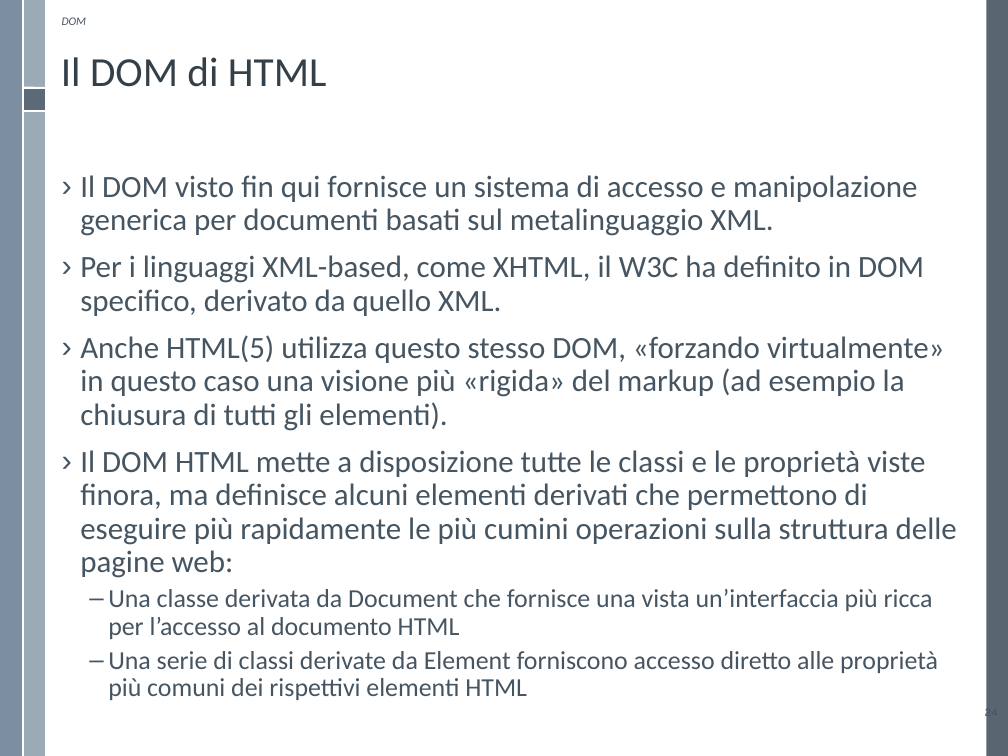
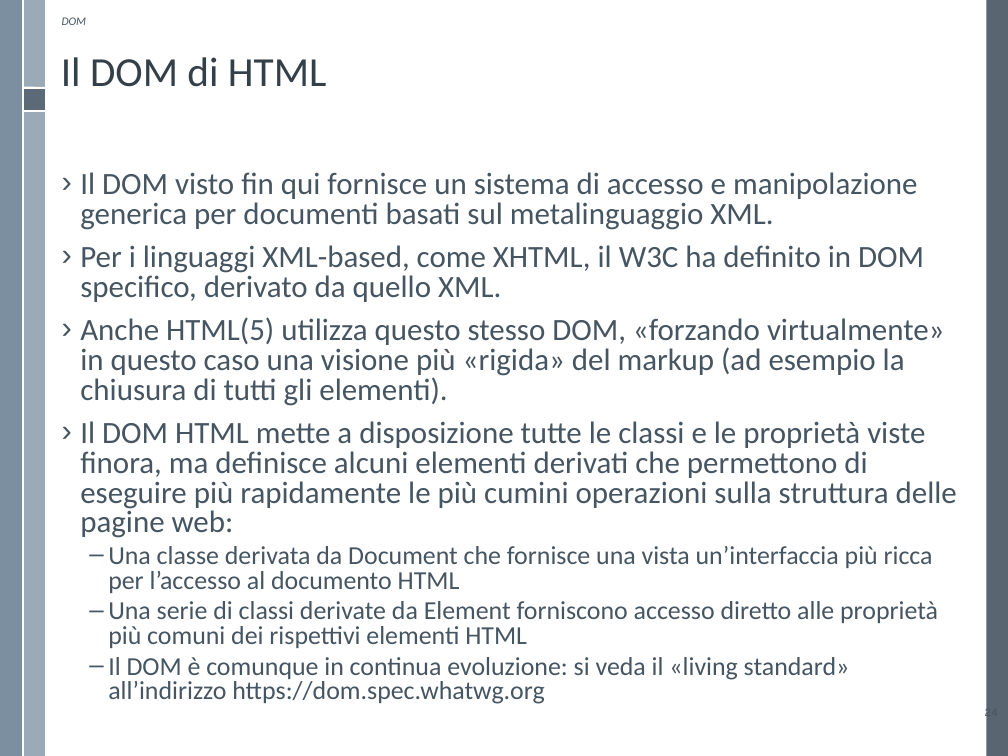
Before and after one commit to WebEngineering-Univaq/WE_Lecture_Slides, a slide deck: slide 24 of DOMHTML.pptx. Drawn at 1008x756 pixels with LibreOffice and Linux fonts; fonts in the diff are those of the drawing; background and template pictures are left out. Boxes give left, top, right and bottom in pixels: in the first picture for what was removed or moved away, otherwise in the second. Text is boxed around its words. In the diff, an @@ line names an element or a change of style, - is before the commit and + after.

```diff
--- a/DOMHTML.pptx
+++ b/DOMHTML.pptx
@@ text at (80,172,957,648): line spacing 0.9 to 0.8 @@
@@ text at (108,657,850,704): paragraph added @@
+  – Il DOM è comunque in continua evoluzione: si veda il «living standard» all’indirizzo https://dom.spec.whatwg.org
```
Also in this commit, not shown: 2 other slides changed.
